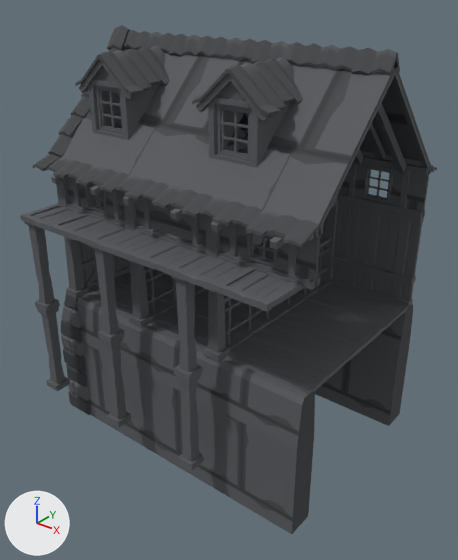
A saved change to the glTF model models/kits/knights/kn_bld_barracks.gltf.
Rendered twice from a 50 mm camera at (9.56, -11.84, 11.73) aimed at (0.26, -0.23, 4.53). Lighting does not change. The marker at lower left points along +X, +Y and +Z. The older version comes first.

The first picture shows 'kn_bld_barracks'.
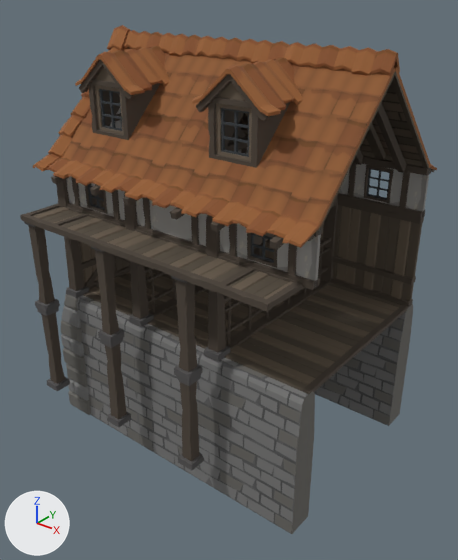
Changed parts and their boxes (x1, y1, x2, y2) in the pictures (458 x 560 px):
'kn_bld_barracks', recoloured
    both: (20, 25, 437, 534)

Edits to the bpy script that builds the scene:
```text
Add img_polygonfantasykingdom_texture_01_a:
    img_polygonfantasykingdom_texture_01_a = load_image('PolygonFantasyKingdom_Texture_01_A', 'PolygonFantasyKingdom_Texture_01_A.png', 1024, 1024, 'sRGB')
Add img_polygonfantasykingdom_texture_emmisive:
    img_polygonfantasykingdom_texture_emmisive = load_image('PolygonFantasyKingdom_Texture_Emmisive', 'PolygonFantasyKingdom_Texture_Emmisive.png', 512, 512, 'sRGB')
Add mat_knights_mat:
    mat_knights_mat = bpy.data.materials.new('knights_mat')
    # uses the picture img_polygonfantasykingdom_texture_01_a
    # uses the picture img_polygonfantasykingdom_texture_emmisive
Change me_mesh:
    where me_mesh.from_pydata(...)  # 7312 vertices, 12628 faces; spans x -4.01..4.01, y -3.49..3.49, z 0.0..10.49
    remove me_mesh.materials.append(mat_knights_tiling_mat)  # picture img_polygonfantasykingdon_texture_wall_large_brick_01
    add me_mesh.materials.append(mat_knights_mat)
```
